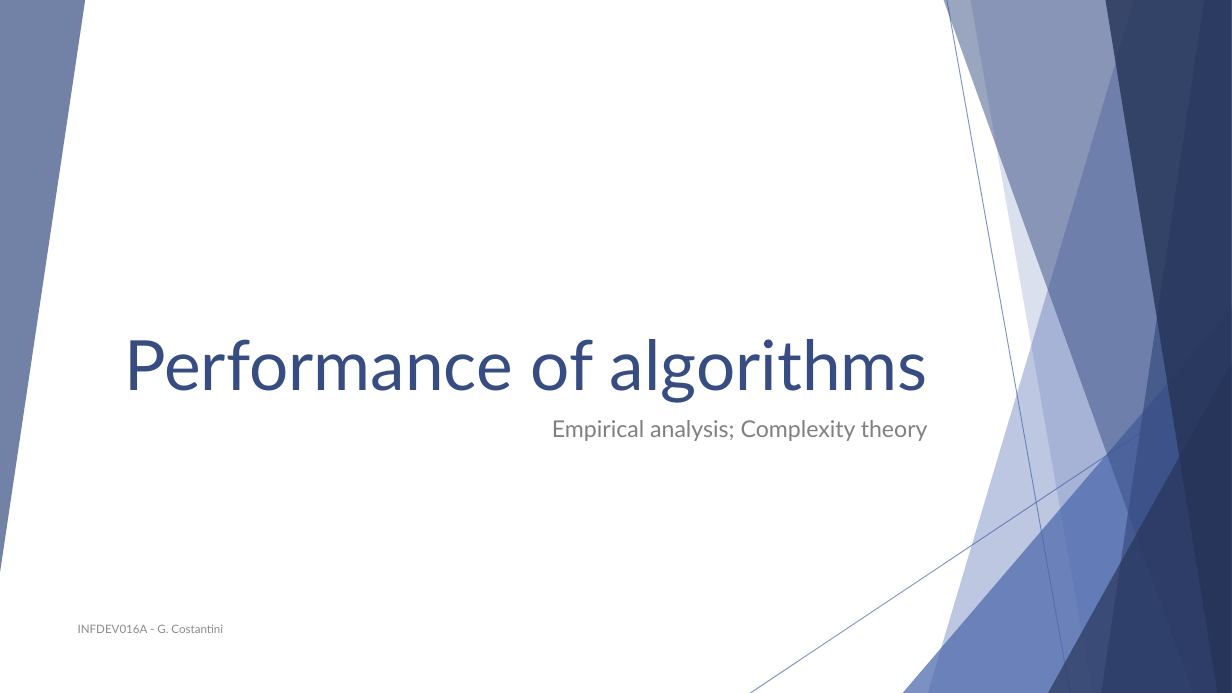
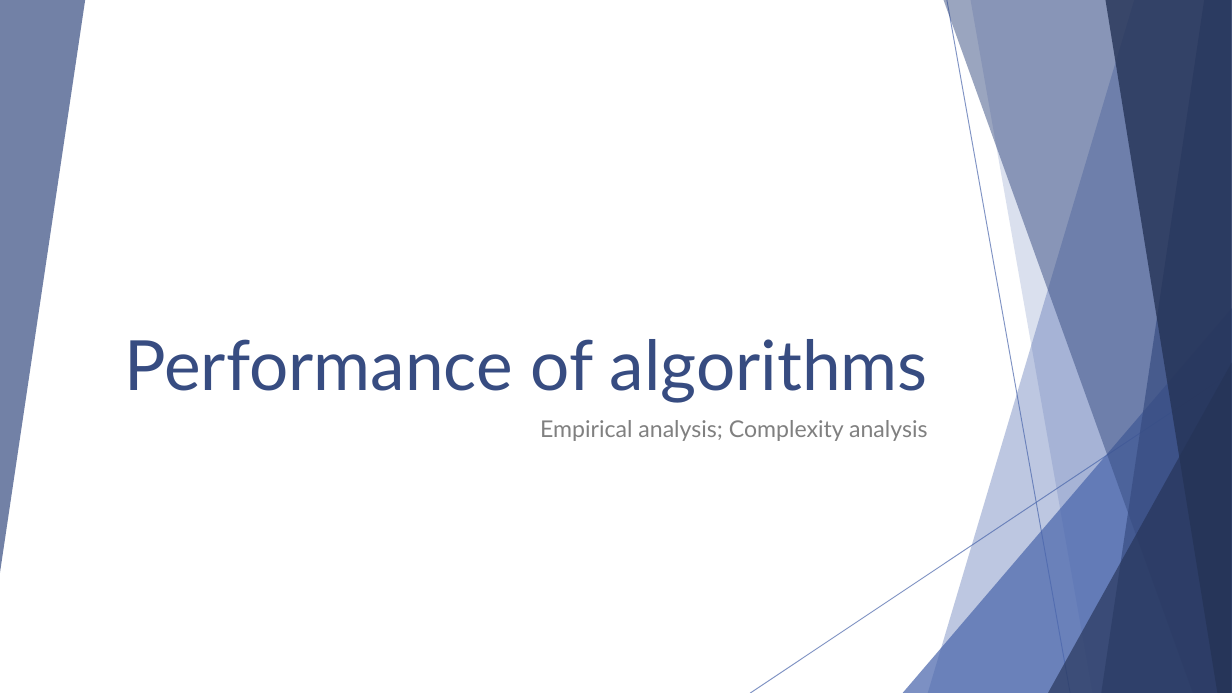
Before and after one commit to polyanos/INFDEV01-6A, a slide deck: slide 24 of Slides/Week 1 - Intro, array, complexity.pptx. Drawn at 1232x693 pixels with LibreOffice and Linux fonts; fonts in the diff are those of the drawing. Boxes give left, top, right and bottom in pixels: in the first picture for what was removed or moved away, otherwise in the second. Text is boxed around its words. In the diff, an @@ line names an element or a change of style, - is before the commit and + after.

```diff
--- a/Slides/Week 1 - Intro, array, complexity.pptx
+++ b/Slides/Week 1 - Intro, array, complexity.pptx
@@ subtitle at (540, 420, 928, 441): text changed @@
-Empirical analysis; Complexity theory
+Empirical analysis; Complexity analysis
@@ text removed at (78, 624, 223, 633) @@
-INFDEV016A - G. Costantini
```
Also in this commit, not shown: 51 other slides changed, 3 slides added, 1 slide removed.
